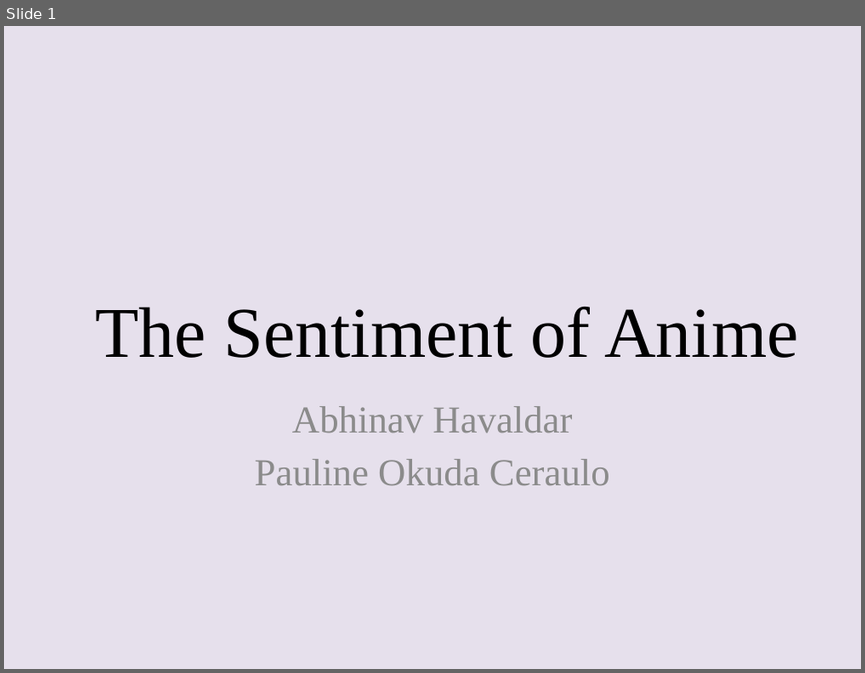
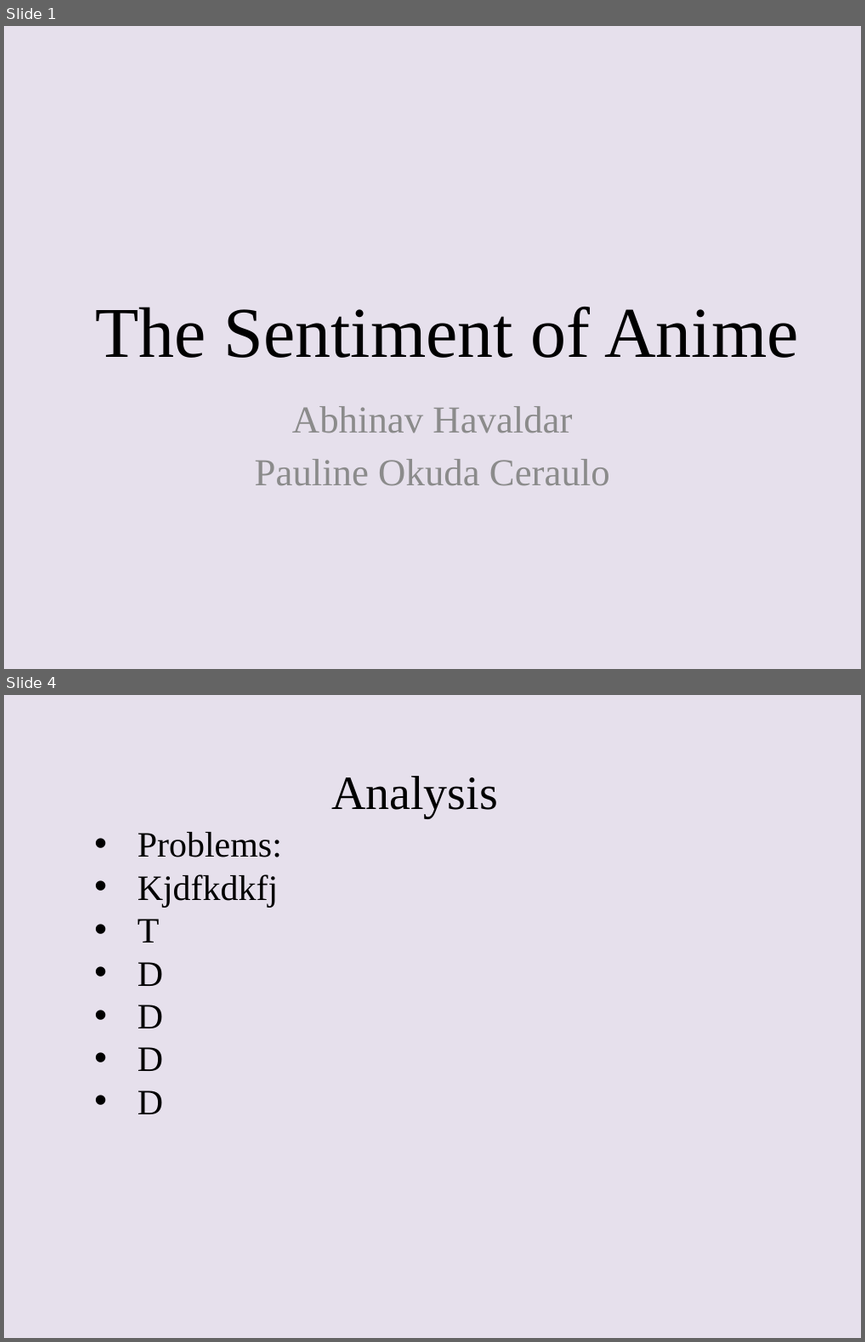
Before and after one commit to Havaldar/emoetion, a slide deck: Powerpoint.pptx. Shown one above the other, each under a label of ours: slide 1 before the commit, slides 1 and 4 after it; the slides between them are not shown. The pictures are 865x673 and 865x1342 pixels, drawn with LibreOffice and Linux fonts; fonts in the diff are those of the drawing. Boxes give left, top, right and bottom in pixels: in the first picture for what was removed or moved away, otherwise in the second. Text is boxed around its words. In the diff, an @@ line names an element or a change of style, - is before the commit and + after.

```diff
--- a/Powerpoint.pptx
+++ b/Powerpoint.pptx
@@ slide 4 added at bbox=[4, 695, 861, 1338], background #E6E0EC @@
@@ title added at bbox=[331, 776, 498, 818], 40 pt, text #000000 @@
+Analysis
@@ text added at bbox=[137, 832, 282, 1114], 30 pt, text #000000 @@
+• Problems:
+• Kjdfkdkfj
+• T
+• D
+• D
+• D
+• D
```
Also in this commit, not shown: 2 slides changed, 1 other slide added, 1 slide removed, 2 other files.
